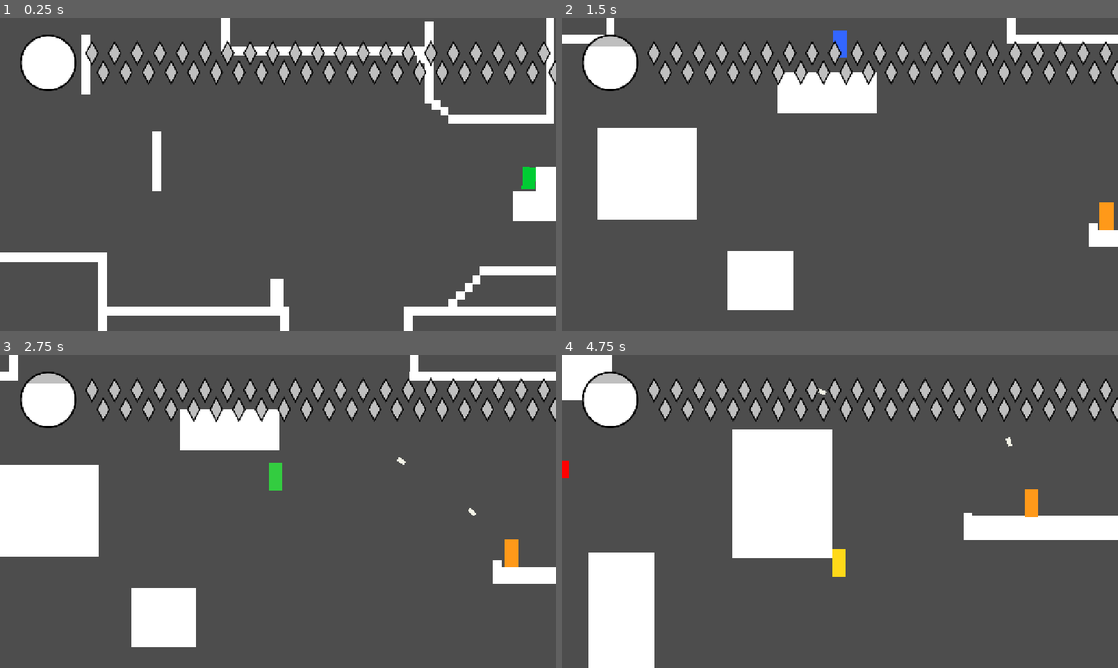
Above: before the commit, frames 1-4 (two rows, left to right).
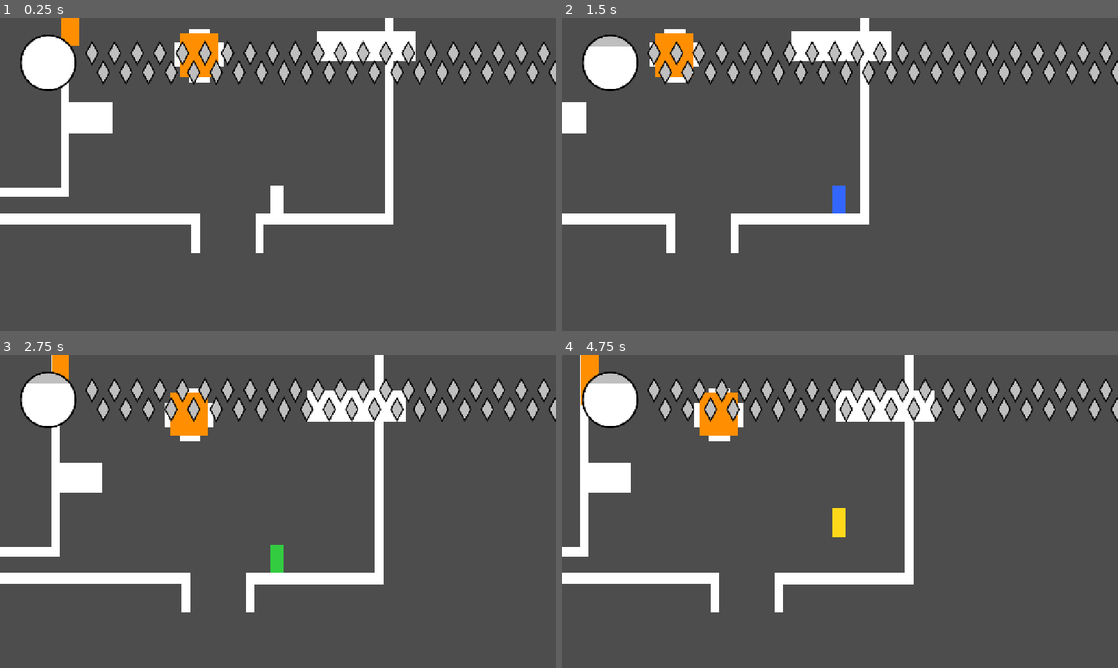
Above: after the commit, the same moments.

Repository: autonomouscrow/color-game
Game: Godot game, scene res://Scenes/Main.tscn
Same seed, same stepped clock (60 frames per second), same inputs: the game is played once before the commit and once after it.
Inputs:
- Up to frame 1 (0.25 s): no input
- Up to frame 2 (1.5 s): hold Ctrl (burst) 0.53-1.28 s; hold Right (move_right) from 0.53 s (still down); tap A (jump) at 0.77 s; tap E (color_blue) at 1.35 s
- Up to frame 3 (2.75 s): tap A (jump) at 1.52 s; release Right (move_right) at 2.03 s; hold Left (move_left) from 2.03 s (still down); tap F (color_green) at 2.1 s
- Up to frame 4 (4.75 s): release Left (move_left) at 2.78 s; hold Right (move_right) 2.78-4.28 s; tap W (color_red) at 2.85 s; tap A (jump) at 3.02, 3.77, 4.52 s; tap Q (color_white) at 3.6 s; hold Left (move_left) from 4.28 s (still down); tap R (color_yellow) at 4.35 s

The runs differ from the first frame. In frame 1, 14% of the frame differs, in the area x 0-100%, y 0-100%; in frame 2, 16%; in frame 3, 16%; in frame 4, 22%.
Error before the commit: Invalid access to property or key 'name' on a base object of type 'null instance'. (res://Scripts/Room.gd:11)

Commit message:
red2

Diff:
--- a/Scenes/Main.tscn
+++ b/Scenes/Main.tscn
@@ -4,7 +4,7 @@
 [ext_resource type="PackedScene" uid="uid://c4ub8bd6bn2by" path="res://Scenes/spawn_skeff.tscn" id="2_grg3l"]
 [ext_resource type="PackedScene" uid="uid://castvwqi4rwud" path="res://Scenes/RoomSkeff.tscn" id="2_kln2b"]
 [ext_resource type="PackedScene" uid="uid://b7xkvd58w1xgu" path="res://Scenes/HUD.tscn" id="3_hud"]
-[ext_resource type="PackedScene" uid="uid://cfoaofavv0p2o" path="res://Scenes/Rooms/red_1.tscn" id="3_v1gob"]
+[ext_resource type="PackedScene" uid="uid://iybgug44ob8o" path="res://Scenes/Rooms/red_2.tscn" id="3_v1gob"]
 [ext_resource type="Script" uid="uid://bbq5dbxu3ek3q" path="res://Scenes/CameraManager.gd" id="4_pbw6q"]
 
 [node name="Main" type="Node2D" unique_id=396947077]
@@ -20,11 +20,10 @@
 
 [node name="RoomContainer" type="Node2D" parent="." unique_id=311234013]
 
-[node name="Red1" parent="RoomContainer" unique_id=1782557211 node_paths=PackedStringArray("EnemyObjects") instance=ExtResource("3_v1gob")]
-EnemyObjects = [NodePath("Craw"), NodePath("Craw2"), null, NodePath("Slime"), NodePath("Slime2")]
+[node name="Red2" parent="RoomContainer" unique_id=493293217 instance=ExtResource("3_v1gob")]
 
 [node name="Hue" parent="." unique_id=1902301394 groups=["Player"] instance=ExtResource("1_idj7w")]
-position = Vector2(396, 812)
+position = Vector2(709, 602)
 
 [node name="Camera2D" type="Camera2D" parent="Hue" unique_id=1716874876 groups=["Camera"]]
 position = Vector2(3, -38)
--- a/Scenes/Rooms/red_2.tscn
+++ b/Scenes/Rooms/red_2.tscn
@@ -4,6 +4,7 @@
 [ext_resource type="PackedScene" uid="uid://b7owcqgbcb5fa" path="res://Scenes/roomExit.tscn" id="2_xmy5j"]
 [ext_resource type="PackedScene" uid="uid://bbreqjvxwbsbw" path="res://SolidBox.tscn" id="3_xmy5j"]
 [ext_resource type="PackedScene" uid="uid://k6kpr2pmhh05" path="res://Scenes/Prefabs/canvas.tscn" id="4_cjpqh"]
+[ext_resource type="PackedScene" uid="uid://cdiaroodhyb5v" path="res://Scenes/Prefabs/DamageBlock.tscn" id="5_bt88p"]
 
 [node name="Red2" type="Node2D" unique_id=493293217 groups=["Room"]]
 script = ExtResource("1_2vpxa")
@@ -12,10 +13,10 @@
 position = Vector2(595, 754)
 scale = Vector2(6.6399975, 1)
 target_room_id = "Red1"
-target_door_id = "OutU"
+target_door_id = "InU"
 
 [node name="InD" type="Marker2D" parent="." unique_id=624620213]
-position = Vector2(702, 627)
+position = Vector2(702, 631)
 
 [node name="platforms" type="Node2D" parent="." unique_id=1887796736]
 position = Vector2(595, 754)
@@ -26,7 +27,7 @@
 scale = Vector2(0.15060245, 4.3599997)
 
 [node name="Box2" parent="platforms" unique_id=459518769 instance=ExtResource("3_xmy5j")]
-position = Vector2(11.295181, -58)
+position = Vector2(11.295181, -57)
 scale = Vector2(0.15060245, 4.3599997)
 
 [node name="Box3" parent="platforms" unique_id=5524793 instance=ExtResource("3_xmy5j")]
@@ -58,7 +59,7 @@
 scale = Vector2(0.15060246, 10.5199995)
 
 [node name="Box10" parent="platforms" unique_id=795117869 instance=ExtResource("3_xmy5j")]
-position = Vector2(-1.2048264, -974.99994)
+position = Vector2(-1.2048172, -1009.00006)
 scale = Vector2(1.289157, 0.99999994)
 
 [node name="Box11" parent="platforms" unique_id=41690173 instance=ExtResource("3_xmy5j")]
@@ -77,29 +78,117 @@
 position = Vector2(-122.59041, -233)
 scale = Vector2(0.15060246, 8.5599985)
 
-[node name="Canvas" parent="." unique_id=1299036508 instance=ExtResource("4_cjpqh")]
-position = Vector2(587, -269)
+[node name="Box16" parent="platforms" unique_id=845267510 instance=ExtResource("3_xmy5j")]
+position = Vector2(-9.487961, -465.99997)
+scale = Vector2(0.3554218, 5.8399987)
 
-[node name="Box" parent="." unique_id=2016605142 instance=ExtResource("3_xmy5j")]
-position = Vector2(724, 81.00001)
-scale = Vector2(2.3600001, 5.839999)
-
-[node name="Box2" parent="Box" unique_id=2122675506 instance=ExtResource("3_xmy5j")]
+[node name="Box2" parent="platforms/Box16" unique_id=1271396174 instance=ExtResource("3_xmy5j")]
 position = Vector2(-0.42373657, 0)
 scale = Vector2(2.4060733, 0.46733683)
 
-[node name="Box2" parent="." unique_id=845267510 instance=ExtResource("3_xmy5j")]
-position = Vector2(532, 288)
-scale = Vector2(2.3600001, 5.839999)
+[node name="Box17" parent="platforms" unique_id=1947128271 instance=ExtResource("3_xmy5j")]
+position = Vector2(-47.59038, -321)
+scale = Vector2(0.766518, 3.3757243)
 
-[node name="Box2" parent="Box2" unique_id=1271396174 instance=ExtResource("3_xmy5j")]
+[node name="Box18" parent="platforms" unique_id=419658744 instance=ExtResource("3_xmy5j")]
+position = Vector2(48.192787, -485.99997)
+scale = Vector2(1.7243503, 3.3757243)
+
+[node name="Box19" parent="platforms" unique_id=2025718645 instance=ExtResource("3_xmy5j")]
+position = Vector2(-31.17471, -759.00006)
+scale = Vector2(0.3554218, 5.8399987)
+
+[node name="Box2" parent="platforms/Box19" unique_id=2124757437 instance=ExtResource("3_xmy5j")]
 position = Vector2(-0.42373657, 0)
 scale = Vector2(2.4060733, 0.46733683)
 
-[node name="Box3" parent="." unique_id=1947128271 instance=ExtResource("3_xmy5j")]
-position = Vector2(279, 432.99997)
-scale = Vector2(5.089678, 3.3757246)
+[node name="DamageBlock" parent="platforms" unique_id=2136408807 node_paths=PackedStringArray("safeZone") instance=ExtResource("5_bt88p")]
+position = Vector2(-16.265068, -514.9999)
+scale = Vector2(0.32530132, 2.4799998)
+safeZone = NodePath("../DamageTP")
 
-[node name="Box4" parent="." unique_id=419658744 instance=ExtResource("3_xmy5j")]
-position = Vector2(915, 268)
-scale = Vector2(11.449682, 3.3757246)
+[node name="DamageBlock3" parent="platforms" unique_id=481194311 node_paths=PackedStringArray("safeZone") instance=ExtResource("5_bt88p")]
+position = Vector2(-37.951824, -806.99994)
+scale = Vector2(0.32530132, 2.4799998)
+safeZone = NodePath("../DamageTP")
+
+[node name="DamageTP" type="Marker2D" parent="platforms" unique_id=1149881845]
+position = Vector2(-43.222908, -368.99997)
+scale = Vector2(0.15060246, 0.99999994)
+
+[node name="DamageTP2" type="Marker2D" parent="platforms" unique_id=796117538]
+position = Vector2(36.29519, -537.99994)
+scale = Vector2(0.15060246, 0.99999994)
+
+[node name="DamageBlock4" parent="platforms" unique_id=2119789819 node_paths=PackedStringArray("safeZone") instance=ExtResource("5_bt88p")]
+position = Vector2(50.75303, -999.9999)
+scale = Vector2(0.15060246, 8.04)
+safeZone = NodePath("../DamageTP2")
+
+[node name="DamageBlock5" parent="platforms" unique_id=1586572688 node_paths=PackedStringArray("safeZone") instance=ExtResource("5_bt88p")]
+position = Vector2(-57.37954, -860.99994)
+scale = Vector2(0.15060246, 9.36)
+safeZone = NodePath("../DamageTP")
+
+[node name="Canvas" parent="." unique_id=1299036508 instance=ExtResource("4_cjpqh")]
+position = Vector2(587, -302)
+
+[node name="Box15" parent="." unique_id=2016605142 instance=ExtResource("3_xmy5j")]
+position = Vector2(723.99994, 81.00006)
+scale = Vector2(2.36, 5.8399987)
+
+[node name="Box2" parent="Box15" unique_id=2122675506 instance=ExtResource("3_xmy5j")]
+position = Vector2(-0.42373657, 0)
+scale = Vector2(2.4060733, 0.46733683)
+
+[node name="DamageBlock2" parent="Box15" unique_id=1853571268 node_paths=PackedStringArray("safeZone") instance=ExtResource("5_bt88p")]
+position = Vector2(-18.220306, -8.219195)
+scale = Vector2(0.91525435, 0.42465764)
+safeZone = NodePath("../../platforms/DamageTP2")
+
+[node name="Box16" parent="." unique_id=668773920 instance=ExtResource("3_xmy5j")]
+position = Vector2(936.00006, -411)
+scale = Vector2(2.36, 5.8399987)
+
+[node name="Box2" parent="Box16" unique_id=845043700 instance=ExtResource("3_xmy5j")]
+position = Vector2(-0.42373657, 0)
+scale = Vector2(2.4060733, 0.46733683)
+
+[node name="DamageBlock2" parent="Box16" unique_id=1687252727 node_paths=PackedStringArray("safeZone") instance=ExtResource("5_bt88p")]
+position = Vector2(-18.220306, -8.219195)
+scale = Vector2(0.91525435, 0.42465764)
+safeZone = NodePath("../../platforms/DamageTP2")
+
+[node name="Box17" parent="." unique_id=741018608 instance=ExtResource("3_xmy5j")]
+position = Vector2(259, -236)
+scale = Vector2(2.36, 5.8399987)
+
+[node name="Box2" parent="Box17" unique_id=1405206737 instance=ExtResource("3_xmy5j")]
+position = Vector2(-0.42373657, 0)
+scale = Vector2(2.4060733, 0.46733683)
+
+[node name="DamageBlock2" parent="Box17" unique_id=1331343120 node_paths=PackedStringArray("safeZone") instance=ExtResource("5_bt88p")]
+position = Vector2(-18.220306, -8.219195)
+scale = Vector2(0.91525435, 0.42465764)
+safeZone = NodePath("../../platforms/DamageTP")
+
+[node name="Box18" parent="." unique_id=1433316071 instance=ExtResource("3_xmy5j")]
+position = Vector2(627.00006, -562)
+scale = Vector2(2.36, 5.8399987)
+
+[node name="Box2" parent="Box18" unique_id=925418617 instance=ExtResource("3_xmy5j")]
+position = Vector2(-0.42373657, 0)
+scale = Vector2(2.4060733, 0.46733683)
+
+[node name="DamageBlock2" parent="Box18" unique_id=847066659 node_paths=PackedStringArray("safeZone") instance=ExtResource("5_bt88p")]
+position = Vector2(-18.220306, -8.219195)
+scale = Vector2(0.91525435, 0.42465764)
+safeZone = NodePath("../../DamageTP")
+
+[node name="DamageTP" type="Marker2D" parent="." unique_id=1597281815]
+position = Vector2(565, -292)
+scale = Vector2(2.16, 2.48)
+
+[node name="DamageBlock" parent="." unique_id=1802660370 instance=ExtResource("5_bt88p")]
+position = Vector2(216, -697)
+scale = Vector2(1, 7.8400025)
